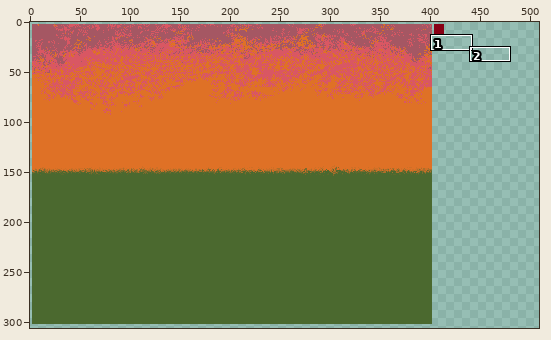
A sprite sheet gets an edit: images/textures.png. Above, an overview of the earlier version with the close-up marked.
Close-up. Old version:
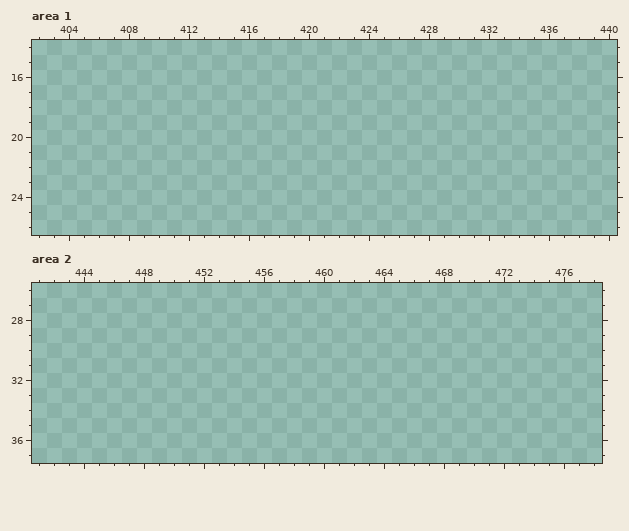
The file is 512x512 pixels. Colours within 5 levels of each other are drawn and written as one. Shown: area 1: x 402..440, y 14..26; area 2: x 441..478, y 26..37. The wide view leaves out empty margins. The commit also changed other parts of the picture, which this record leaves out.
The result:
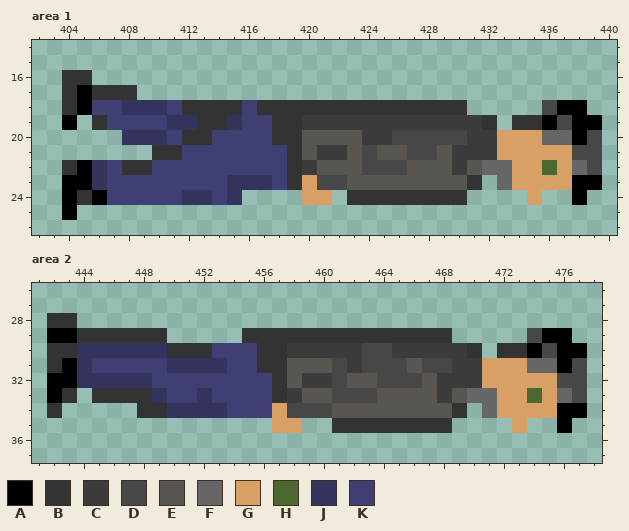
Palette (. is transparent): A #000000  B #333333  C #3b3b3b  D #474747  E #595652  F #666666  G #d9a066  H #4b692f  J #33335e  K #3f3f74
The exact change:
Changed rows in their new state; - is an unchanged pixel.
Area 1:
first column x 404:
16 BB----------------------------------
17 BABBB-------------------------------
18 BAKKJJJKBBBBKBBBBBBBBBBBBBB-----DAA-
19 A-BKKKKJJBBJKKBBCCCCCCCCCCCCB-BBADAA
20 ----JJJKBBKKKKBBEEEECCDDDDDCCGGGFFAD
21 ------BBKKKKKKKBECCEDEEDDECCCGGGGGDD
22 BAJKBBKKKKKKKKKBCEEEDDDEEECEFFGGHGFD
23 AAJKKKKKKKKJJJKBGDDEEEEEEEEB-FGGGGAA
24 ABAKKKKKJJKJ----GG-BBBBBBBB----G--A-
25 A-----------------------------------
Area 2:
first column x 442:
28 BB----------------------------------
29 AABBBBBB-----BBBBBBBBBBBBBB-----DAA-
30 BBJJJJJJBBBKKKBBCCCCCDDCCCCCB-BBADAA
31 BAJKKKKKJJJJKKBBEEEDCDDDEDDCCGGGFFAD
32 AAJJJJJKKKKKKKKBECCDEEDDDECCCGGGGGDD
33 AB-BBBBJKKJKKKKBCEEDDDEEEECEFFGGHGFD
34 B-----BBJJJJKKKGDDDEEEEEEEEB-FGGGGAA
35 ---------------GG--BBBBBBBB----G--A-
